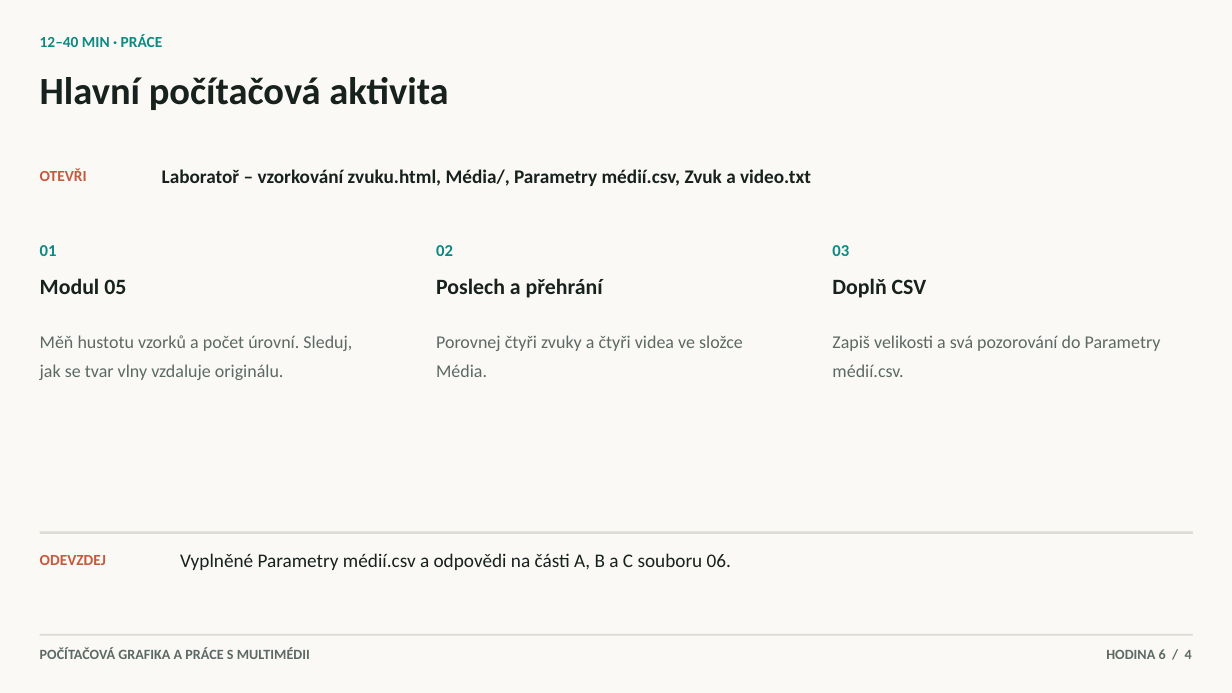
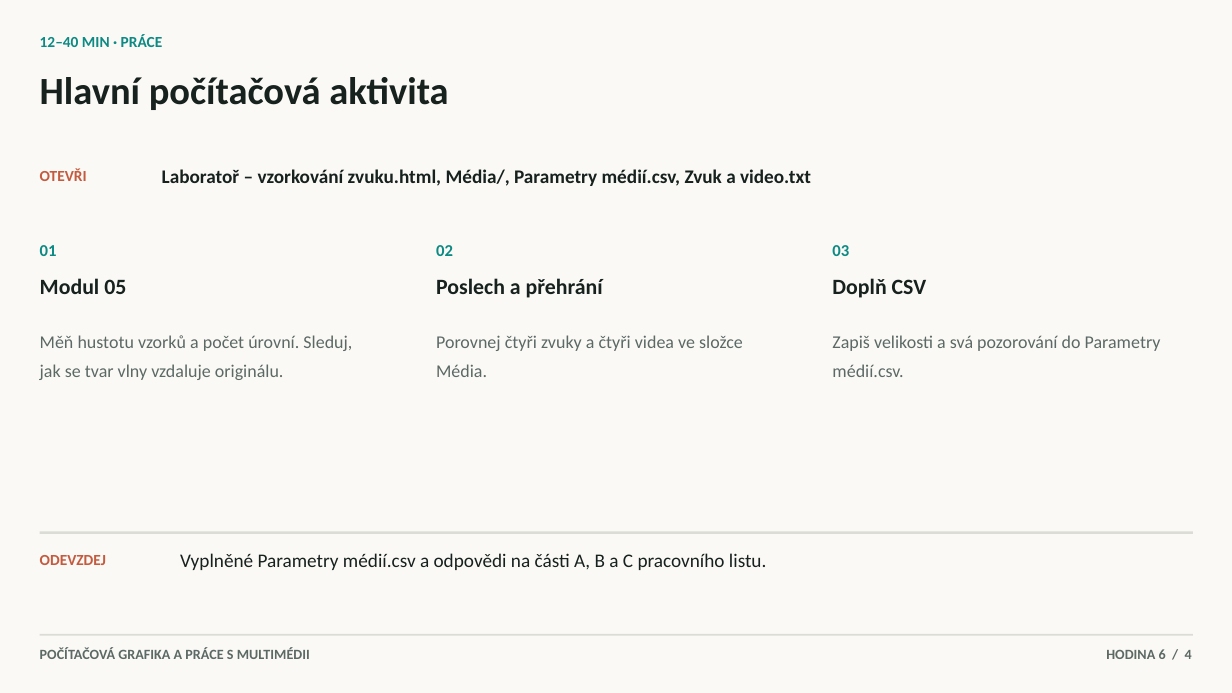
Before and after one commit to hlaska18/karel_hlas-web, a slide deck: slide 4 of public/materialy/1L/6/Prezentace k hodinám/6. Zvuk a video.pptx. Drawn at 1232x693 pixels with LibreOffice and Linux fonts; fonts in the diff are those of the drawing. Boxes give left, top, right and bottom in pixels: in the first picture for what was removed or moved away, otherwise in the second. Text is boxed around its words. In the diff, an @@ line names an element or a change of style, - is before the commit and + after.

```diff
--- a/public/materialy/1L/6/Prezentace k hodinám/6. Zvuk a video.pptx
+++ b/public/materialy/1L/6/Prezentace k hodinám/6. Zvuk a video.pptx
@@ text at [180,553,767,570]: text changed @@
-Vyplněné Parametry médií.csv a odpovědi na části A, B a C souboru 06.
+Vyplněné Parametry médií.csv a odpovědi na části A, B a C pracovního listu.
```
Also in this commit, not shown: 7 other files.
